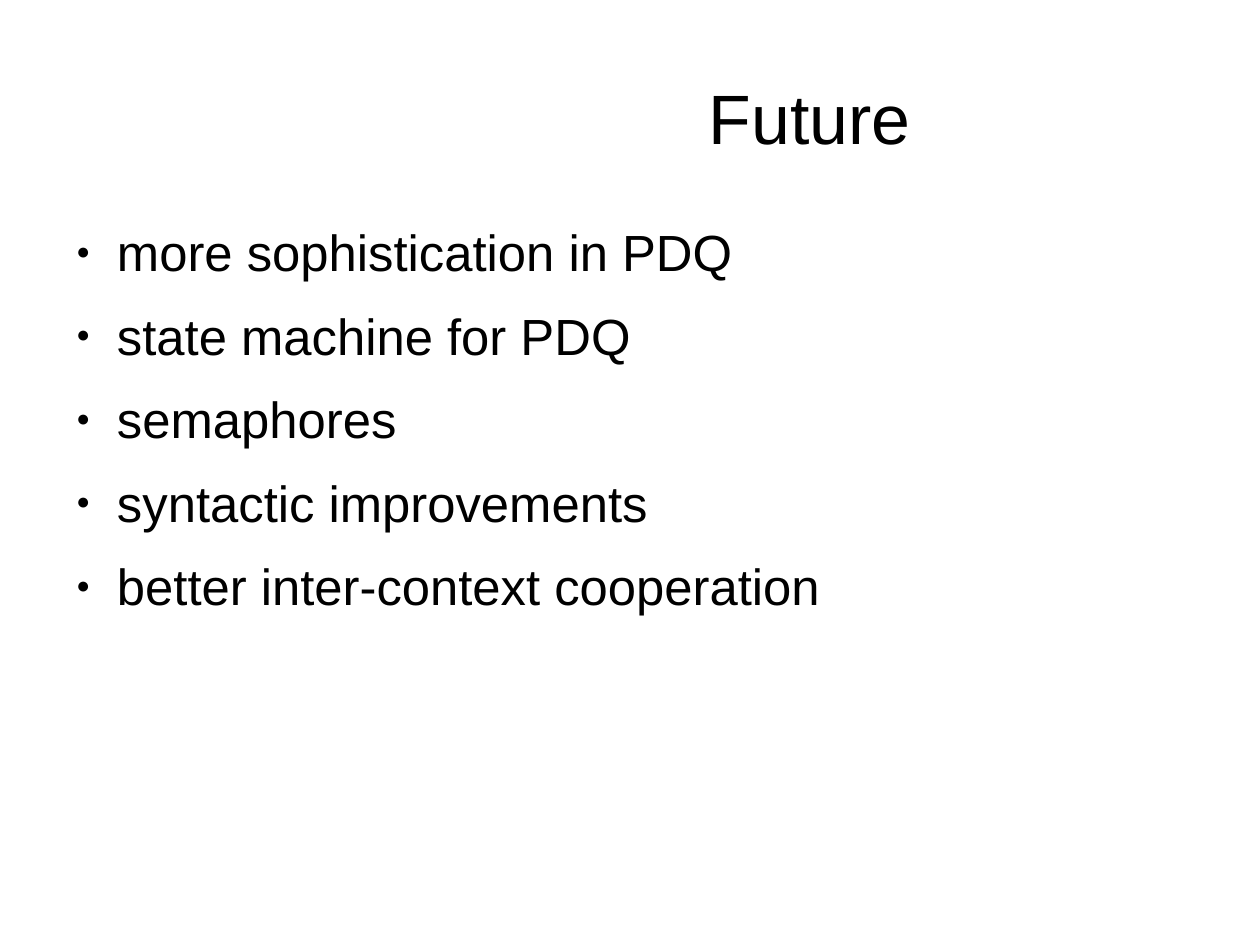
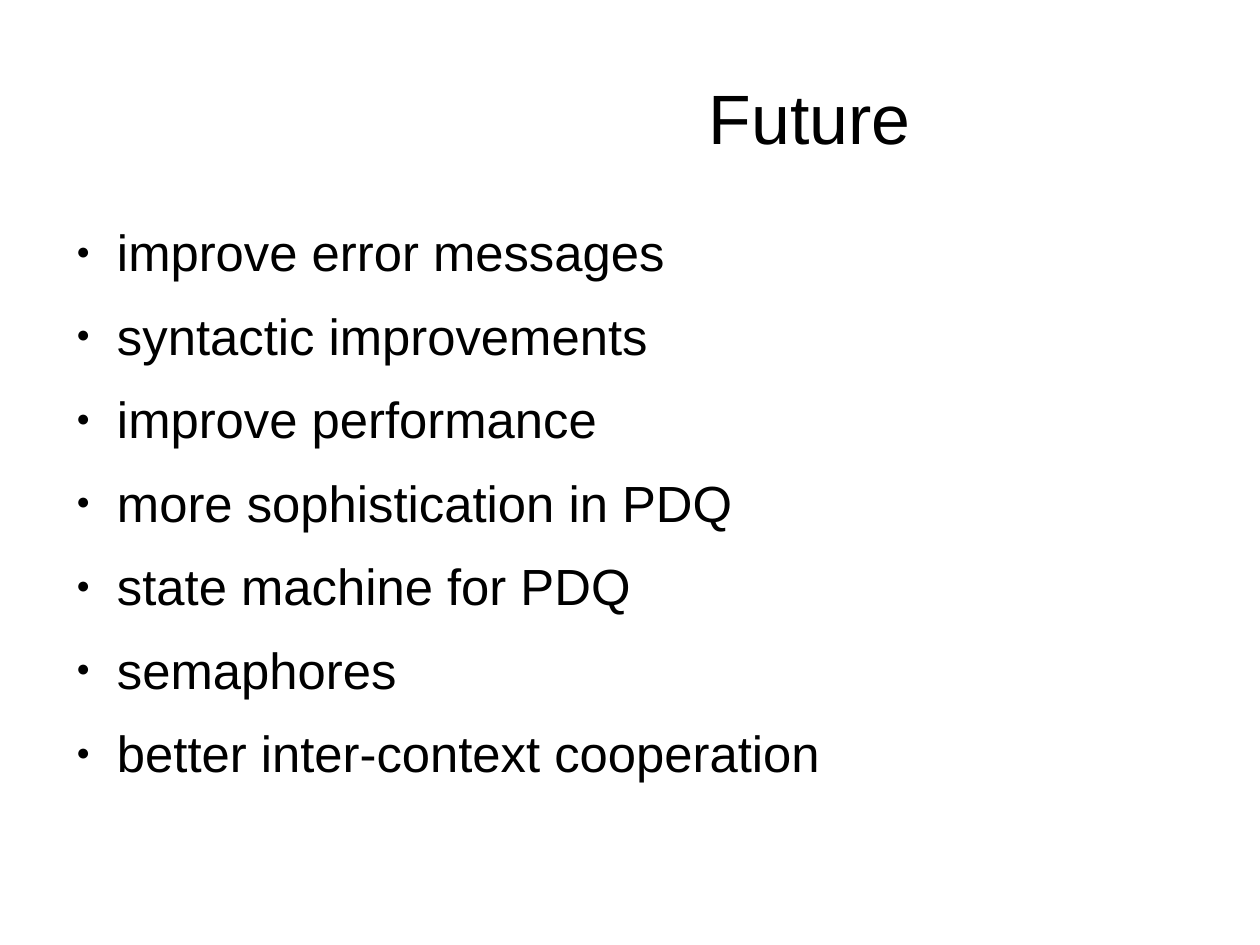
Before and after one commit to simularity/SimGen, a slide deck: slide 38 of docs/tutorial.odp (slide 35 before the commit). Drawn at 1260x945 pixels with LibreOffice and Linux fonts; fonts in the diff are those of the drawing; background and template pictures are left out. Boxes give left, top, right and bottom in pixels: in the first picture for what was removed or moved away, otherwise in the second. Text is boxed around its words. In the diff, an @@ line names an element or a change of style, - is before the commit and + after.

Commit message:
integration testing, and some error message improvements, and a bug fix in valuator

```diff
--- a/docs/tutorial.odp
+++ b/docs/tutorial.odp
@@ text at (117, 234, 665, 449): paragraphs added @@
+● improve error messages
+● syntactic improvements
+● improve performance
@@ text at (117, 485, 648, 532): paragraph removed @@
-● syntactic improvements
```
Also in this commit, not shown: 7 other files.
